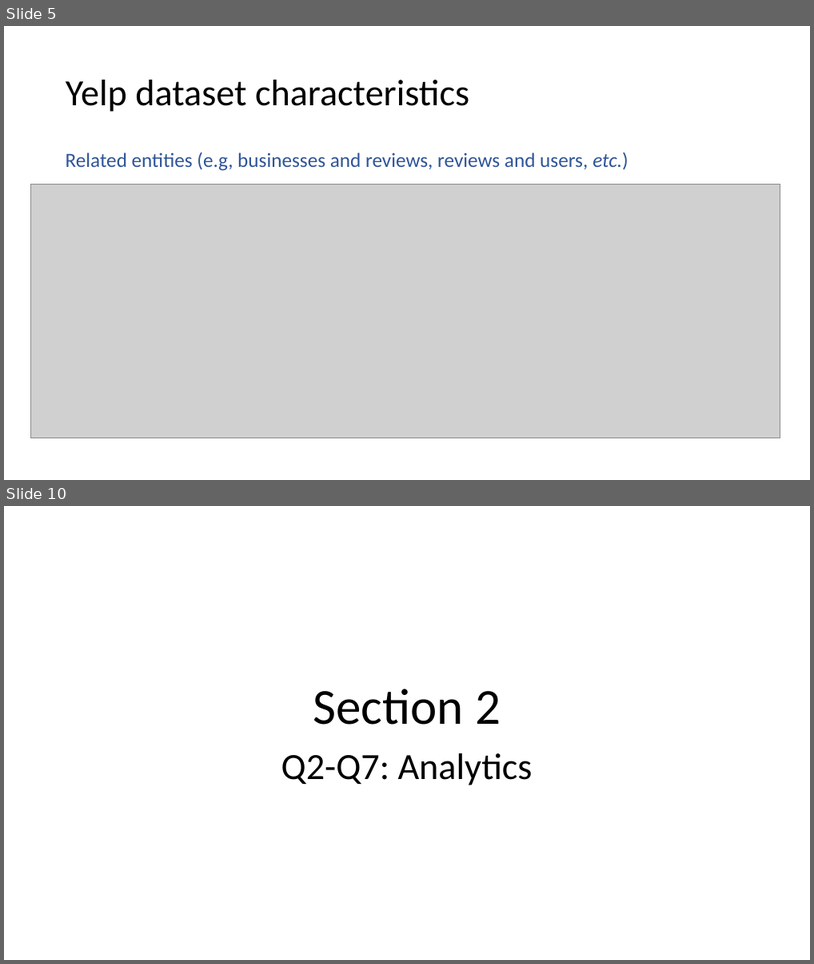
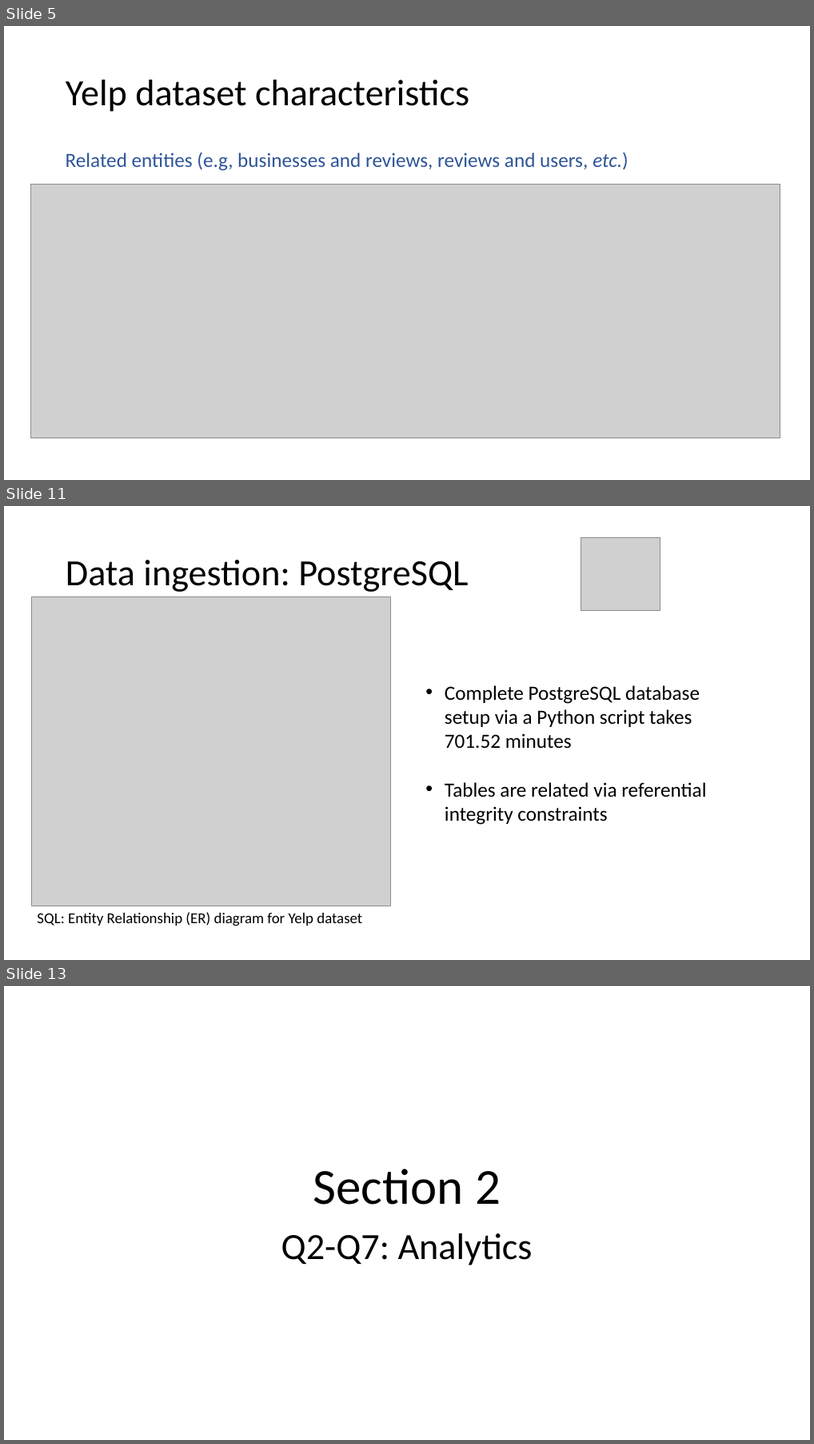
Before and after one commit to stepan-o/lift, a slide deck: presentations/Yelp_dataset_results.pptx. Shown one above the other, each under a label of ours: slides 5 and 10 before the commit, slides 5, 11 and 13 after it; the slides between them are not shown. The pictures are 814x964 and 814x1444 pixels, drawn with LibreOffice and Linux fonts; fonts in the diff are those of the drawing; grey boxes stand for pictures. Boxes give left, top, right and bottom in pixels: in the first picture for what was removed or moved away, otherwise in the second. Text is boxed around its words. In the diff, an @@ line names an element or a change of style, - is before the commit and + after.

```diff
--- a/presentations/Yelp_dataset_results.pptx
+++ b/presentations/Yelp_dataset_results.pptx
@@ slide 11 added at <box>4,506,810,960</box>, background #FFFFFF @@
@@ picture added at <box>582,537,660,611</box> @@
@@ title added at <box>66,560,468,592</box>, 44 pt, text #000000 @@
+Data ingestion: PostgreSQL
@@ picture added at <box>31,597,390,906</box> @@
@@ text added at <box>445,685,706,824</box>, 24 pt, text #000000 @@
+• Complete PostgreSQL database setup via a Python script takes 701.52 minutes
+• Tables are related via referential integrity constraints
@@ text added at <box>37,912,362,926</box>, 18 pt, text #000000 @@
+SQL: Entity Relationship (ER) diagram for Yelp dataset
@@ what was slide 10 is now slide 13 @@
```
Also in this commit, not shown: 3 slides changed, 3 other slides added, 1 slide removed.
